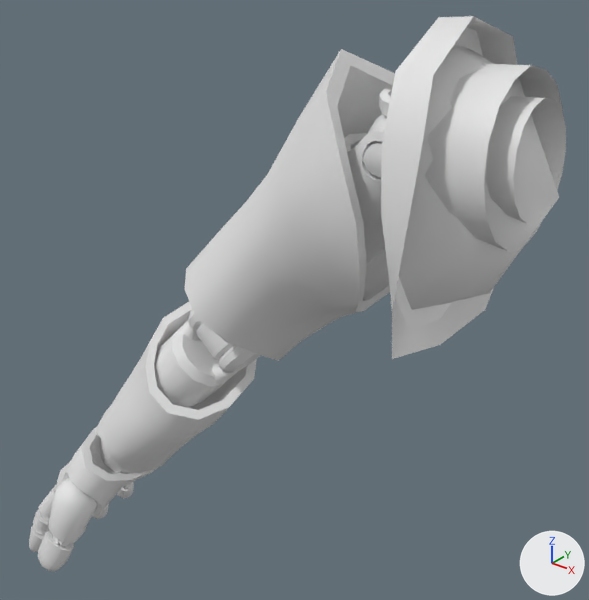
A saved change to the Blender file Bodies/Bodies_WonderBodies/Bodies_WonderBodies_Males/Body_WonderBody_Male_Normal/Body_WonderBody_Male_Normal_ArmRight.blend.
Camera for both pictures: a 50 mm lens placed at (0.062, -0.449, 1.545), pointed at (-0.356, 0.074, 1.22). Every picture has the same lights, and +X, +Y and +Z are marked at lower right. The first picture is the older version.

The scene before the commit, as lines of its bpy script (objects in view):
```python
me_body_wonderbody_male_normal_armright = bpy.data.meshes.new('Body_WonderBody_Male_Normal_ArmRight')
me_body_wonderbody_male_normal_armright.from_pydata(...)  # 3003 vertices, 3279 faces; spans x -6.89..-1.07, y -0.92..0.97, z 8.38..15.15
me_body_wonderbody_male_normal_armright.polygons.foreach_set('use_smooth', [True] * 3279)
ob_body_wonderbody_male_normal_armright = bpy.data.objects.new('Body_WonderBody_Male_Normal_ArmRight', me_body_wonderbody_male_normal_armright)
ob_body_wonderbody_male_normal_armright.location = (0.0, 0.0, 0.0)
ob_body_wonderbody_male_normal_armright.scale = (0.0981, 0.0981, 0.0981)
```
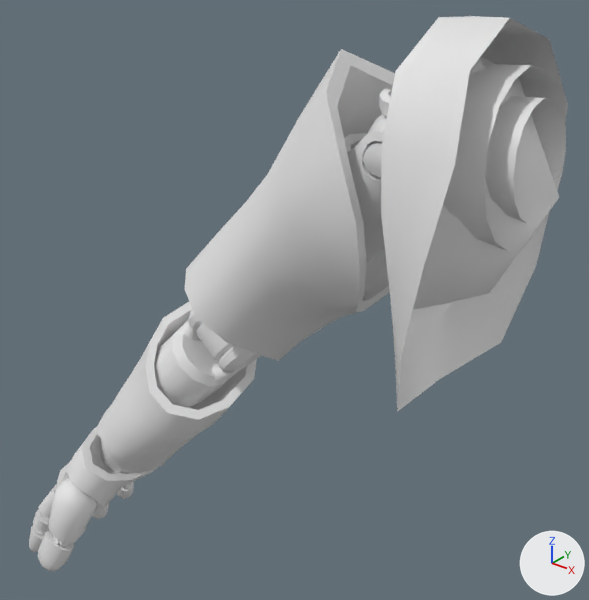
Where the newer file only moved an object's origin or applied its transform, the numbers keep the older frame.

Pixel boxes (x1, y1, x2, y2) of what changed, in the pictures (589 x 600 px):
'Body_WonderBody_Male_Normal_ArmRight', reshaped: before (29, 16, 566, 572); after (29, 16, 568, 572)
part 1 of me_body_wonderbody_male_normal_armright, built on: before (381, 71, 494, 359); after (381, 16, 568, 412)

The change in detail:
me_body_wonderbody_male_normal_armright is used by ob_body_wonderbody_male_normal_armright; location (0.0, 0.0, 0.0); scale (0.0981, 0.0981, 0.0981).
me_body_wonderbody_male_normal_armright had 3003 vertices, 3279 faces and spanned x -6.89..-1.07, y -0.92..0.97, z 8.38..15.15.
me_body_wonderbody_male_normal_armright now has 3015 vertices, 3299 faces and spans x -6.89..-1.07, y -0.92..1.04, z 8.38..15.16.
me_body_wonderbody_male_normal_armright part 1: 3 vertices moved from x -1.77..-1.63, y -0.7..0.09, z 12.9..14.46 to x -1.77..-1.65, y -0.69..0.09, z 12.87..14.46; 2 vertices removed from x -1.81..-1.66, y -0.48..0.55, z 13.03..13.04; 14 vertices added at x -1.81..-1.33, y -0.92..1.04, z 12.62..15.16.
Other edits to the shape of me_body_wonderbody_male_normal_armright do not show in these pictures.
